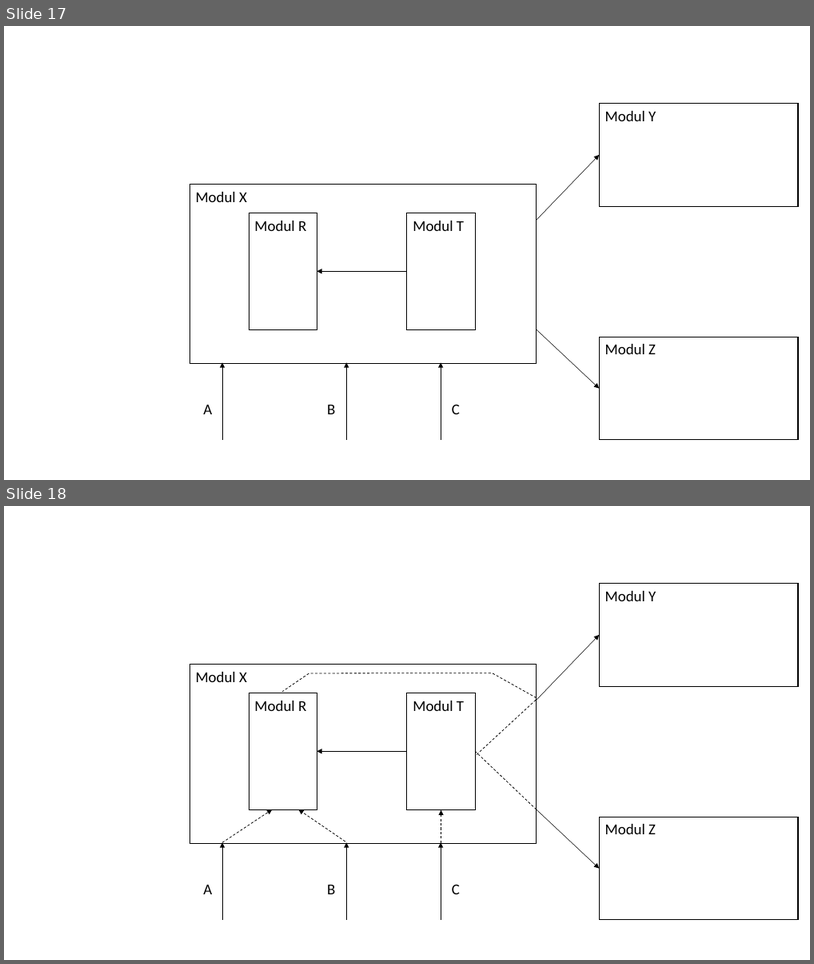
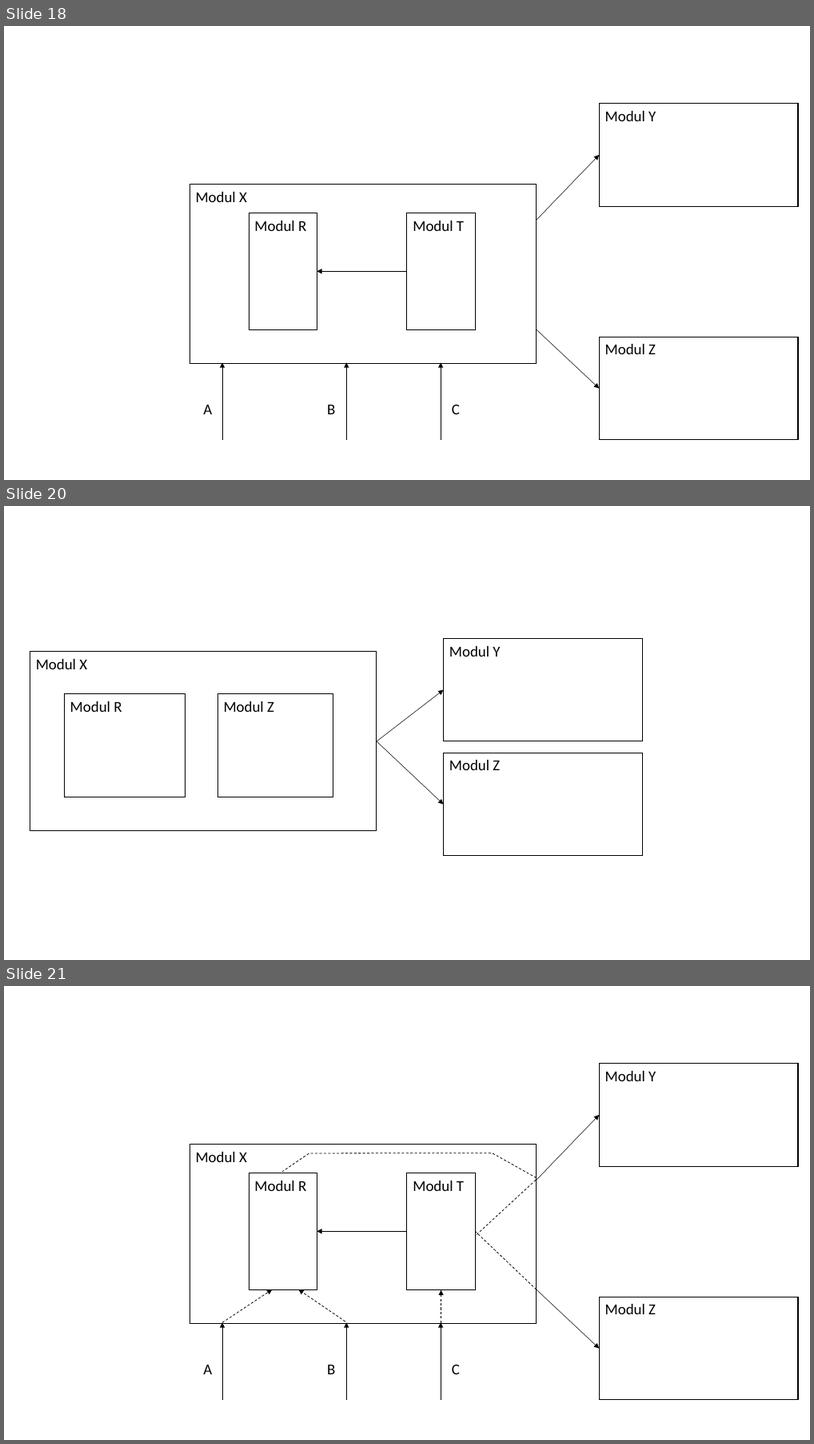
Before and after one commit to unibas-marcelluethi/software-engineering, a slide deck: docs/slides/drawings/graphics.pptx. Shown one above the other, each under a label of ours: slides 17 and 18 before the commit, slides 18, 20 and 21 after it; the slides between them are not shown. The pictures are 814x964 and 814x1444 pixels, drawn with LibreOffice and Linux fonts; fonts in the diff are those of the drawing. Boxes give left, top, right and bottom in pixels: in the first picture for what was removed or moved away, otherwise in the second. Text is boxed around its words. In the diff, an @@ line names an element or a change of style, - is before the commit and + after.

```diff
--- a/docs/slides/drawings/graphics.pptx
+++ b/docs/slides/drawings/graphics.pptx
@@ slide 20 added at [4,506,810,960], background #FFFFFF @@
@@ rectangle added at [444,639,643,741], fill #FFFFFF, outline #000000 1 pt, 18 pt, text #000000 @@
+Modul Y
@@ rectangle added at [30,652,378,831], fill #FFFFFF, outline #000000 1 pt, 18 pt, text #000000 @@
+Modul X
@@ rectangle added at [65,694,186,797], fill #FFFFFF, outline #000000 1 pt, 18 pt, text #000000 @@
+Modul R
@@ rectangle added at [218,694,333,797], fill #FFFFFF, outline #000000 1 pt, 18 pt, text #000000 @@
+Modul Z
@@ arrow added from (377, 741) to (444, 690), #000000 0.5 pt @@
@@ arrow added from (377, 741) to (444, 804), #000000 0.5 pt @@
@@ rectangle added at [444,753,643,856], fill #FFFFFF, outline #000000 1 pt, 18 pt, text #000000 @@
+Modul Z
@@ what was slide 17 is now slide 18 @@
@@ what was slide 18 is now slide 21 @@
```
Also in this commit, not shown: 1 slide changed, 2 other slides added, 12 other files.
